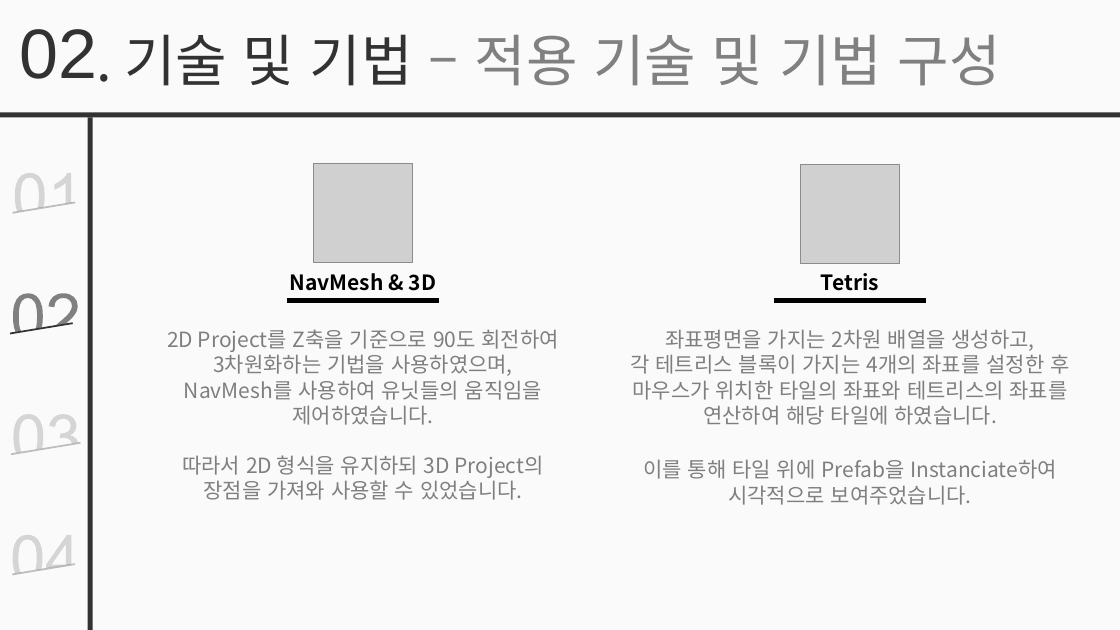
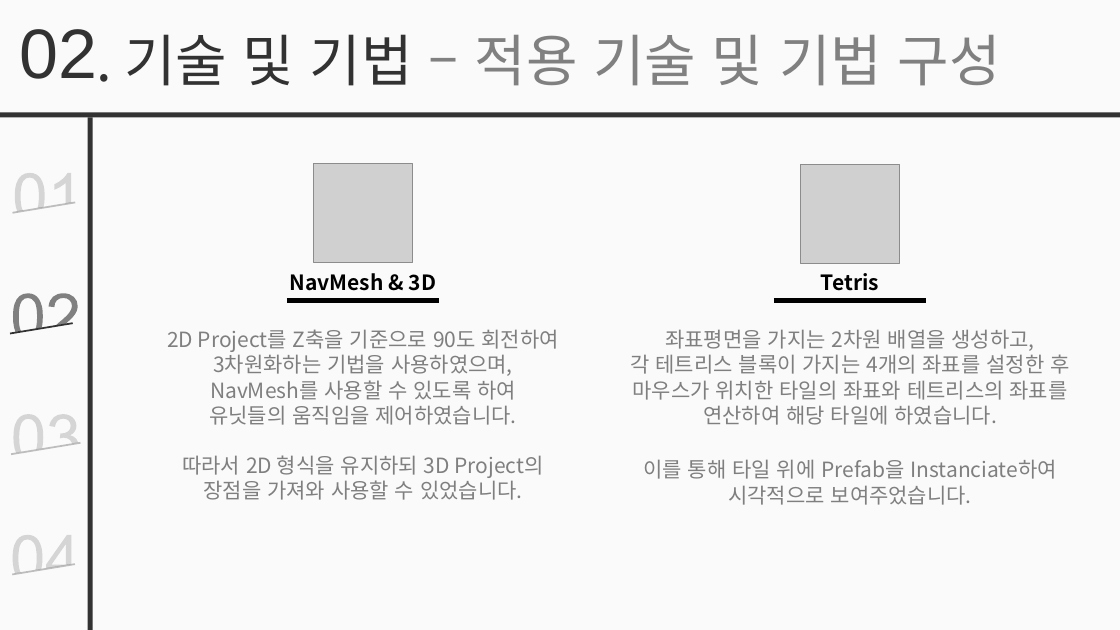
Before and after one commit to simplex3510/GeoStrike, a slide deck: slide 7 of 포트폴리오.pptx. Drawn at 1120x630 pixels with LibreOffice and Linux fonts; fonts in the diff are those of the drawing; grey boxes stand for pictures. Boxes give left, top, right and bottom in pixels: in the first picture for what was removed or moved away, otherwise in the second. Text is boxed around its words. In the diff, an @@ line names an element or a change of style, - is before the commit and + after.

```diff
--- a/포트폴리오.pptx
+++ b/포트폴리오.pptx
@@ text at box(209, 380, 517, 425): text changed @@
-NavMesh를 사용하여 유닛들의 움직임을
-제어하였습니다.
+NavMesh를 사용할 수 있도록 하여
+유닛들의 움직임을 제어하였습니다.
```
Also in this commit, not shown: 3 other slides changed, 1 slide added, 1 other file.
